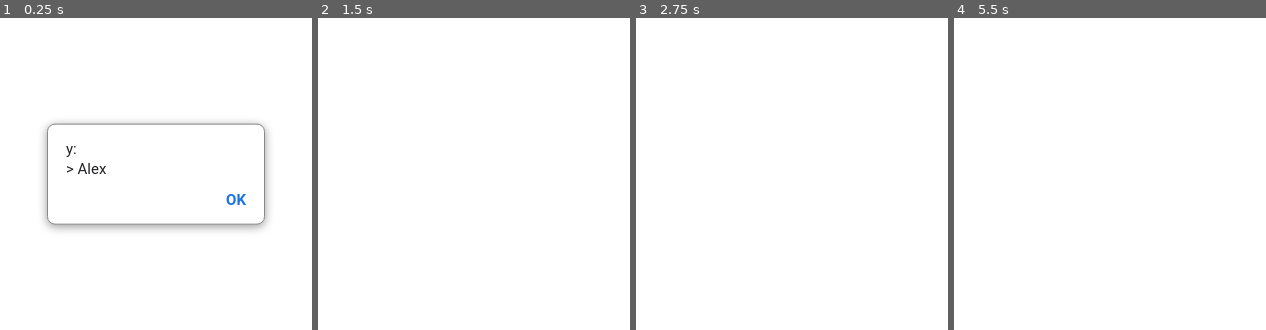
Above: before the commit, frames 1-4 (left to right).
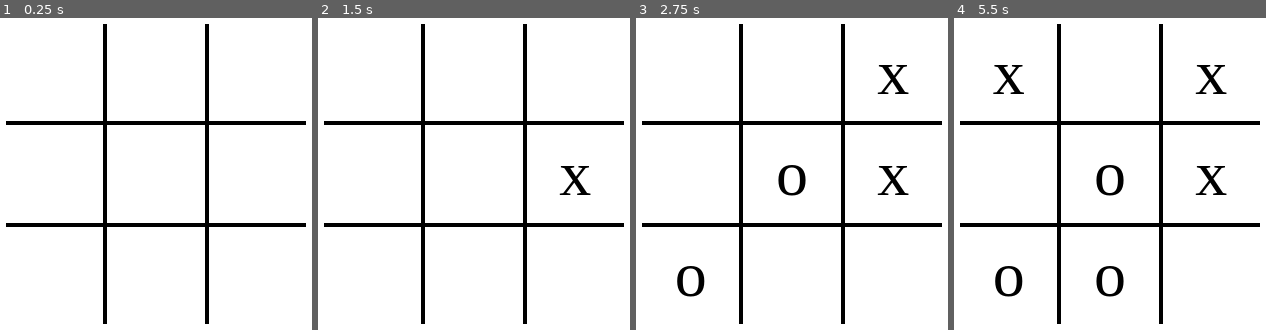
Above: after the commit, the same moments.

Repository: AcostaBSU/odin-tic-tac-toe
Game: browser game, page index.html
Two runs of this game, one before a commit and one after it. Both use one fixed random seed, a clock stepped at 60 frames per second and the inputs below. When the page shows a pop-up message, it is drawn as a white box for half a second while everything else waits; a line starting with > is the answer the replay typed.
Inputs (mouse positions are in pixels of both pictures, inside the frame that each line leads up to):
- Up to frame 1 (0.25 s): no input
- Up to frame 2 (1.5 s): click (573, 174) at 1.27 s
- Up to frame 3 (2.75 s): click (692, 273) at 1.87 s; click (891, 74) at 2.02 s; click (792, 174) at 2.47 s
- Up to frame 4 (5.5 s): click (1209, 74) at 3.07 s; click (1010, 74) at 3.67 s; click (1209, 174) at 4.27 s; click (1010, 74) at 4.52 s; click (1010, 273) at 4.87 s; click (1110, 273) at 5.47 s

The runs differ from the first frame. In frame 1, 6.6% of the frame differs, in the area x 1-99%, y 1-99%; in frame 2, 5.2%; in frame 3, 6.4%; in frame 4, 7.2%.
Error before the commit: TypeError: Cannot read properties of undefined (reading 'Alex')

Commit message:
Connect & add basic webpage ui to play game

Diff:
--- a/index.html
+++ b/index.html
@@ -3,6 +3,7 @@
   <head>
     <meta charset="UTF-8">
     <title>Tic Tac Toe</title>
+    <link rel="stylesheet" href="./style.css">
     <script src="./script.js" defer></script>
   </head>
   <body>
--- a/script.js
+++ b/script.js
@@ -1,3 +1,45 @@
+function buildTicTacToe(game) {
+  return {
+    addBoardToDOM() {
+
+      function playTurn(event) {
+	if (game.isWinner()) return;
+
+        let target = event.target;
+	let marker = game.getTurn();
+
+	if (game.playTurn(Number(target.getAttribute("data-x")),
+                          Number(target.getAttribute("data-y")))) {
+          target.textContent = marker;
+	}
+      }
+      const body = document.querySelector("body");
+
+      const tttContainer = document.createElement("div");
+      tttContainer.setAttribute("class", "ttt-container");
+
+      const tttBoard = document.createElement("div");
+      tttBoard.setAttribute("class", "ttt-board");
+
+      let j = 0;
+      for (let i = 0; i < 9; i++) {
+        const tttTile = document.createElement("div");
+        tttTile.setAttribute("class", "ttt-tile");
+	if (i > 0 && (i % 3) === 0) {
+	  j++;
+	}
+        tttTile.setAttribute("data-x", j.toString());
+        tttTile.setAttribute("data-y", (i % 3).toString());
+	tttBoard.appendChild(tttTile);
+      }
+
+      tttBoard.addEventListener("click", playTurn);
+      tttContainer.appendChild(tttBoard);
+      body.appendChild(tttContainer);
+    }
+  }
+}
+
 function Player(m) {
   return {
     getM() {
@@ -84,10 +126,7 @@
     function isDiagWin() {
       const diags = board.getDiags();
 
-      console.log(diags);
       for (const diag of diags) {
-	console.log(diag);
-
 	if (diag[0] === diag[1] && diag[1] === diag[2] && diag[0] !== "-") {
 	  return true;
 	}
@@ -118,34 +157,38 @@
       return winner;
     },
 
-    playTurn() {
-      // get x and y from user
-      let x = prompt("x: ");
-      let y = prompt("y: ");
-
-      while (!verifier.isValid(x, y)) {
-	x = prompt("x: ");
-        y = prompt("y: ");
+    playTurn(x, y) {
+      if (!verifier.isValid(x, y)) {
+        return false;
       }
 
       board.updateBoard(controller.currentTurn().getM(), x, y);
 
+      winner = verifier.isWin(x, y);
       if (!winner) {
-        winner = verifier.isWin(x, y);
         controller.incrementTurn();
       }
+
+      return true;
     },
 
     getBoard() {
       return board.getBoard();
+    },
+
+    getTurn() {
+      return controller.currentTurn().getM();
     }
   }
 }
 
+const gameOne = TicTacToe();
+const tttBoardDom = buildTicTacToe(gameOne);
+tttBoardDom.addBoardToDOM();
 
-const gameOne = TicTacToe();
-
+/*
 while (!gameOne.isWinner()) {
   gameOne.playTurn();
   console.log(gameOne.getBoard());
 }
+*/
--- a/style.css
+++ b/style.css
@@ -0,0 +1,73 @@
+/*
+  Josh's Custom CSS Reset
+  https://www.joshwcomeau.com/css/custom-css-reset/
+*/
+
+*, *::before, *::after {
+  box-sizing: border-box;
+}
+
+*:not(dialog) {
+  margin: 0;
+}
+
+@media (prefers-reduced-motion: no-preference) {
+  html {
+    interpolate-size: allow-keywords;
+  }
+}
+
+body {
+  line-height: 1.5;
+  -webkit-font-smoothing: antialiased;
+}
+
+img, picture, video, canvas, svg {
+  display: block;
+  max-width: 100%;
+}
+
+input, button, textarea, select {
+  font: inherit;
+}
+
+p, h1, h2, h3, h4, h5, h6 {
+  overflow-wrap: break-word;
+}
+
+p {
+  text-wrap: pretty;
+}
+h1, h2, h3, h4, h5, h6 {
+  text-wrap: balance;
+}
+
+#root, #__next {
+  isolation: isolate;
+}
+
+.ttt-container {
+  height: 100vh;
+  width: 100vw;
+  display: flex;
+  justify-content: center;
+  align-items: center;
+}
+
+.ttt-board {
+  height: 40%;
+  aspect-ratio: 1 / 1;
+  background-color: black;
+  display: grid;
+  grid-template-rows: repeat(3, 1fr);
+  grid-template-columns: repeat(3, 1fr);
+  gap: 4px;
+}
+
+.ttt-tile {
+  background-color: white;
+  display: flex;
+  justify-content: center;
+  align-items: center;
+  font-size: 64px;
+}
